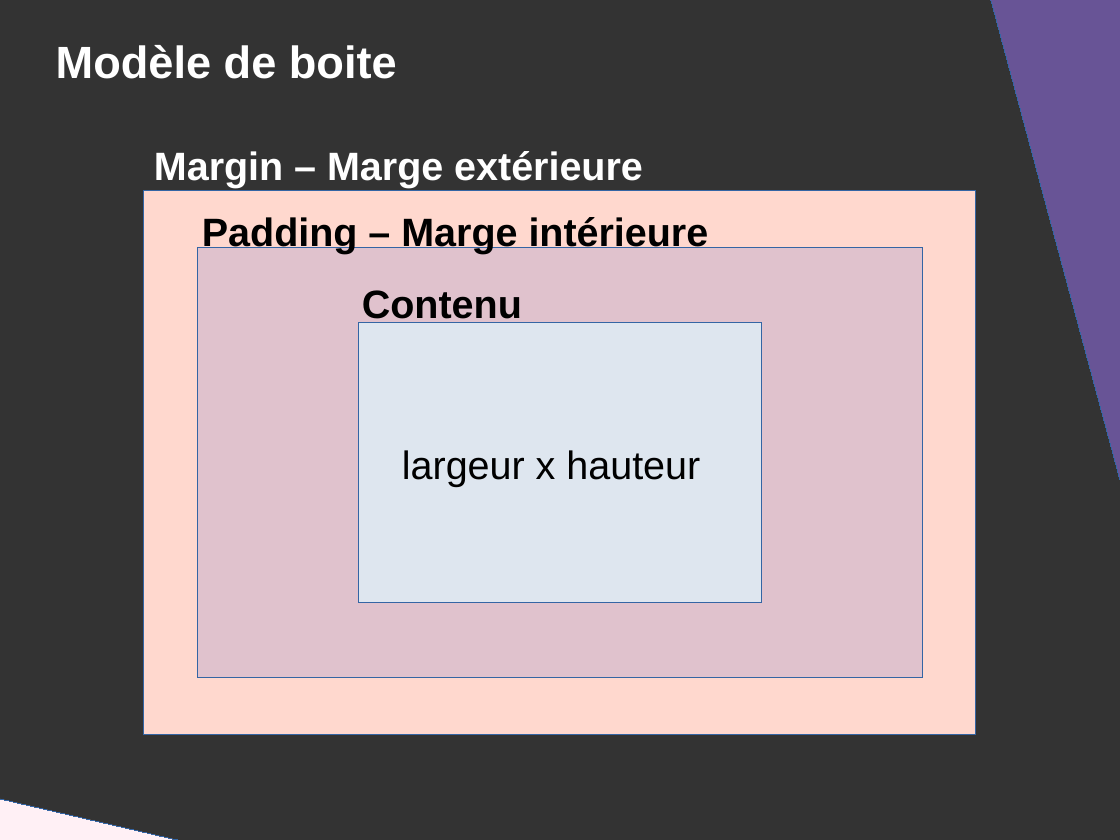
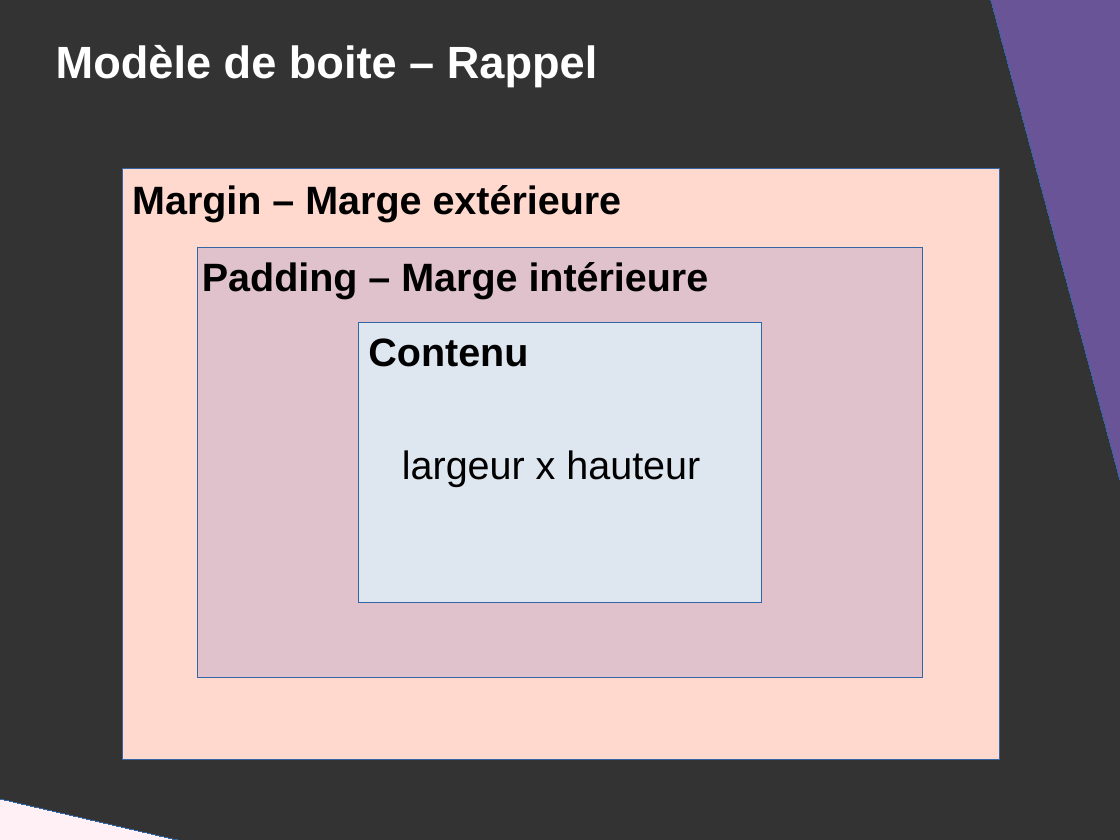
Before and after one commit to DanYellow/presentations, a slide deck: slide 36 of mmi/html/travaux-pratiques/numero-2/presentation.odp (slide 15 before the commit). Drawn at 1120x840 pixels with LibreOffice and Linux fonts; fonts in the diff are those of the drawing. Boxes give left, top, right and bottom in pixels: in the first picture for what was removed or moved away, otherwise in the second. Text is boxed around its words. In the diff, an @@ line names an element or a change of style, - is before the commit and + after.

```diff
--- a/mmi/html/travaux-pratiques/numero-2/presentation.odp
+++ b/mmi/html/travaux-pratiques/numero-2/presentation.odp
@@ title at [56,45,597,87]: text changed @@
-Modèle de boite
+Modèle de boite – Rappel
@@ text "Margin – Marge extérieure": place and size @@
-text "Margin – Marge extérieure" at [154,151,643,188]
+text "Margin – Marge extérieure" at [132,185,622,222]
@@ text "Margin – Marge extérieure" at [132,185,622,222]: text colour #FFFFFF to #000000 @@
@@ rectangle: place and size @@
-rectangle at [144,190,977,734]
+rectangle at [122,169,1000,761]
@@ text "Padding – Marge intérieure": place and size @@
-text "Padding – Marge intérieure" at [202,217,709,254]
+text "Padding – Marge intérieure" at [202,262,709,299]
@@ text "Contenu" rewrapped from [362,290,522,323] to [368,338,528,367] @@
```
Also in this commit, not shown: 2 other slides changed, 7 slides added, 1 slide removed.
